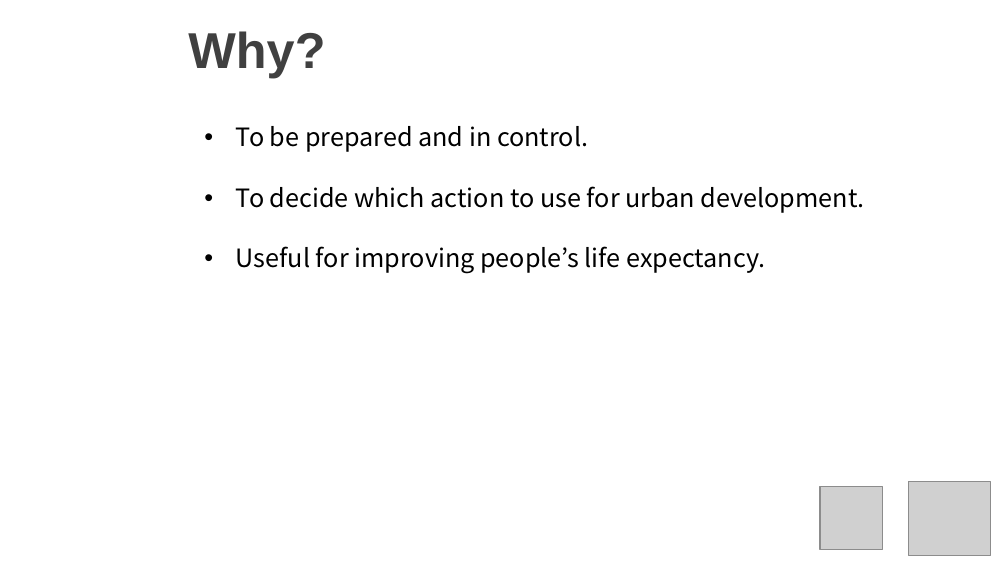
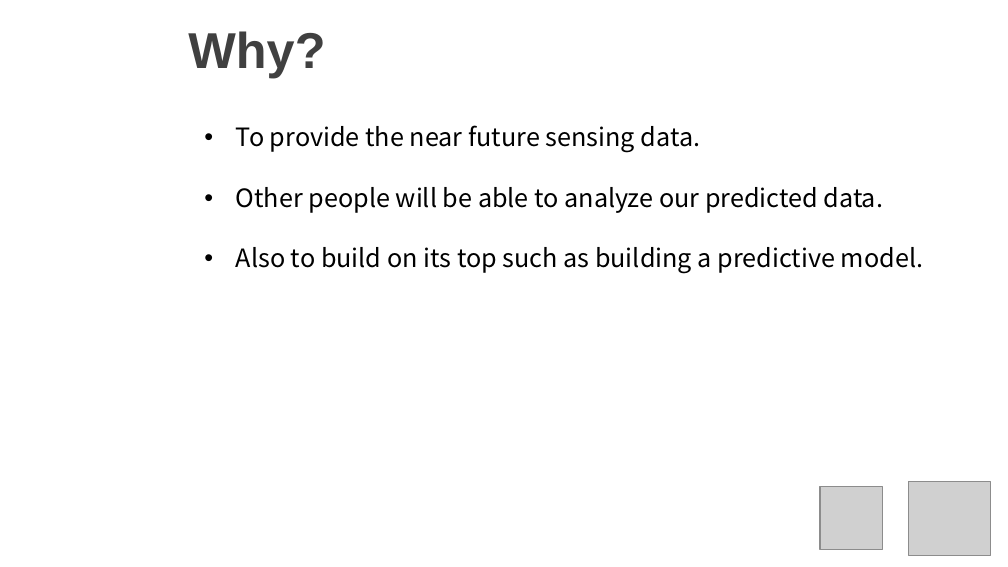
Before and after one commit to KISTI-hackathon-2017/INFORM-BUU-3, a slide deck: slide 3 of presentation/Successive-Urban-Sensing-Data-Prediction-CNN.pptx. Drawn at 1008x567 pixels with LibreOffice and Linux fonts; fonts in the diff are those of the drawing; grey boxes stand for pictures; background and template pictures are left out. Boxes give left, top, right and bottom in pixels: in the first picture for what was removed or moved away, otherwise in the second. Text is boxed around its words. In the diff, an @@ line names an element or a change of style, - is before the commit and + after.

```diff
--- a/presentation/Successive-Urban-Sensing-Data-Prediction-CNN.pptx
+++ b/presentation/Successive-Urban-Sensing-Data-Prediction-CNN.pptx
@@ text at (236,125,923,274): text changed @@
-• To be prepared and in control.
-• To decide which action to use for urban development.
-• Useful for improving people’s life expectancy.
+• To provide the near future sensing data.
+• Other people will be able to analyze our predicted data.
+• Also to build on its top such as building a predictive model.
```
Also in this commit, not shown: 1 other slide changed, 1 slide added, 1 slide removed, 1 other file.
